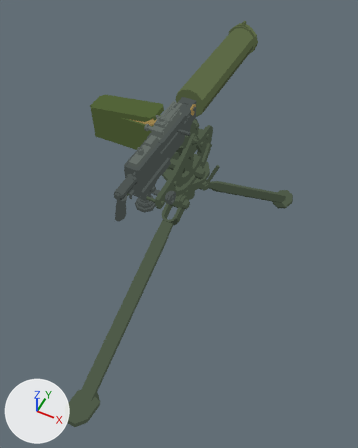
The Blender file ArtSource/HeavyMachineGuns/output/M1917/model.blend, before and after one commit.
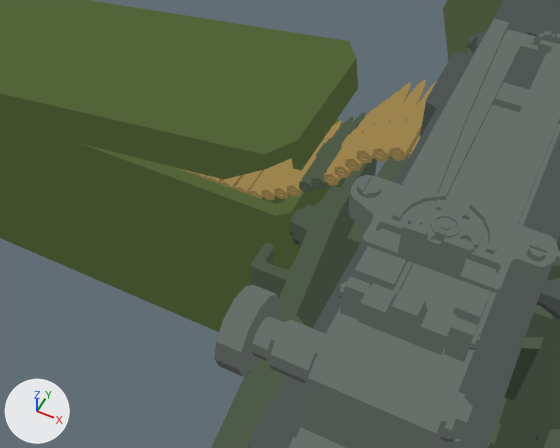
Each version is shown whole from a 50 mm camera at (2.252, -4.695, 4.721) aimed at (0.222, -0.634, -0.355), then close up from a 50 mm camera at (0.078, -1.095, 1.84) aimed at (-0.333, -0.274, 0.815). The axes (+X, +Y, +Z) are drawn at lower left. The lights are the same throughout. The last two pictures show the newer version.

Before the edit, the objects in view are built like this:
```python
ob_circle_007___body = bpy.data.objects.new('Circle.007 / body', me_circle_007_body)
ob_circle_007___body.location = (0.0, 0.0, 0.0)
ob_circle_007___mount = bpy.data.objects.new('Circle.007 / mount', me_circle_007_mount)
ob_circle_007___mount.location = (0.0, 0.0, 0.0)
```
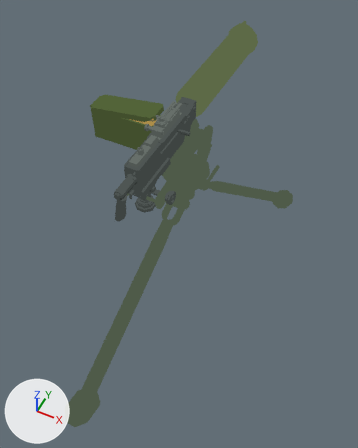
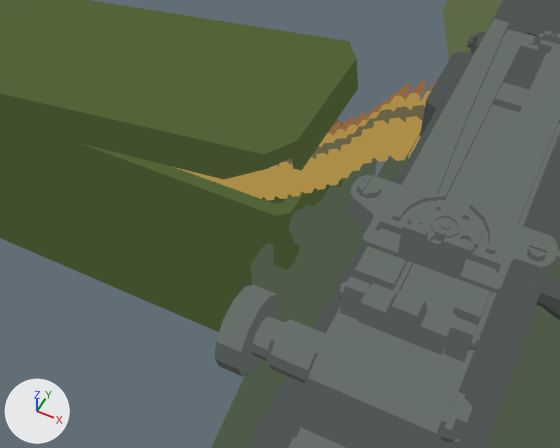
Pixel boxes (x1, y1, x2, y2) of what changed, in the close-ups (560 x 448 px):
part 1 of me_circle_007_mount, deleted
    before: (299, 116, 353, 193)
part 2 of me_circle_007_mount, deleted
    before: (311, 112, 366, 190)
part 3 of me_circle_007_mount, recoloured
    both: (251, 158, 560, 448)
part 4 of me_circle_007_mount, recoloured
    both: (289, 231, 539, 441)
part 5 of me_circle_007_body, added (brown)
    after: (311, 112, 366, 190)
part 6 of me_circle_007_body, added (brown)
    after: (299, 116, 353, 193)
part 7 of me_circle_007_body, recoloured
    both: (443, 0, 503, 60)
part 8 of me_circle_007_body, recoloured
    both: (328, 80, 437, 135)
part 9 of me_circle_007_body, recoloured
    both: (277, 105, 425, 166)
part 10 of me_circle_007_body, recoloured
    both: (175, 98, 422, 200)

Diff of the bpy script that builds the scene:
```diff
--- a/ArtSource/HeavyMachineGuns/output/M1917/model.blend.py
+++ b/ArtSource/HeavyMachineGuns/output/M1917/model.blend.py
@@ mat_canvas_top @@
+mat_canvas_top = emission_material('canvas_top')
+mat_canvas_top.base_color = (0.138, 0.125, 0.0612)  # brown #686346
@@ mat_copper_top @@
+mat_copper_top = emission_material('copper_top')
+mat_copper_top.base_color = (0.283, 0.133, 0.0578)  # brown #916644
@@ me_circle_007_mount @@
 # used by ob_circle_007___mount; location = (0.0, 0.0, 0.0)
-me_circle_007_mount.from_pydata(...)  # 2445 vertices, 2290 faces; spans x -1.28..1.28, y -3.26..1.99, z -1.78..0.93
+me_circle_007_mount.from_pydata(...)  # 2205 vertices, 2058 faces; spans x -1.28..1.28, y -3.26..1.99, z -1.78..0.92
+# me_circle_007_mount part 1: the loose piece of 120 vertices spanning x -0.31..-0.28, y -0.24..-0.04, z 0.88..0.91 is deleted
+# me_circle_007_mount part 2: the loose piece of 120 vertices spanning x -0.29..-0.26, y -0.24..-0.04, z 0.9..0.93 is deleted
+# me_circle_007_mount part 3: 1118 faces spanning x -1.28..1.28, y -3.26..1.99, z -1.74..0.92 switch from mat_mount_edge (dark grey #3e483a) to mat_mount_top (greyish green #4f5b49)
+# me_circle_007_mount part 4: 539 faces spanning x -1.28..1.28, y -3.26..1.99, z -1.78..0.84 switch from mat_mount_underside (dark grey #2f372c) to mat_mount_top (greyish green #4f5b49)
@@ me_circle_007_body @@
 # used by ob_circle_007___body; location = (0.0, 0.0, 0.0)
-me_circle_007_body.from_pydata(...)  # 10187 vertices, 9833 faces; spans x -1.28..0.35, y -1.72..2.12, z 0.29..1.35
+me_circle_007_body.from_pydata(...)  # 10427 vertices, 10065 faces; spans x -1.28..0.35, y -1.72..2.12, z 0.29..1.35
+# me_circle_007_body part 5: the loose piece of 120 vertices spanning x -0.27..-0.24, y -0.24..-0.04, z 0.92..0.95 is copied, and the copy is moved by (-0.02, 0.0, -0.02); it spans x -0.29..-0.26, y -0.24..-0.04, z 0.9..0.93
+# me_circle_007_body part 6: the loose piece of 120 vertices spanning x -0.34..-0.31, y -0.24..-0.04, z 0.86..0.89 is copied, and the copy is moved by (0.02, 0.0, 0.02); it spans x -0.31..-0.28, y -0.24..-0.04, z 0.88..0.91
+# me_circle_007_body part 7: 135 faces spanning x -0.23..0.23, y 0.1..2.12, z 0.84..1.35 switch from mat_olive_edge (dark green #495438) to mat_olive_top (dark green #5d6a47)
+# me_circle_007_body part 8: 270 faces spanning x -1.24..0.01, y -0.09..-0.04, z 0.78..1.05 switch from mat_brass_top (brown #9d844e) to mat_copper_top (brown #916644)
+# me_circle_007_body part 9: 180 faces spanning x -1.25..0.02, y -0.17..-0.13, z 0.78..1.05 switch from mat_brass_top (brown #9d844e) to mat_canvas_top (brown #686346)
+# me_circle_007_body part 10: 1755 faces spanning x -1.25..0.02, y -0.24..-0.09, z 0.76..1.05 switch from mat_brass_edge (brown #7c683e) to mat_brass_top (brown #ad8e49)
 me_circle_007_body.materials.append(mat_metal_top)
@@ me_circle_007_body @@
 me_circle_007_body.materials.append(mat_cover_underside)
-me_circle_007_body.materials.append(mat_olive_underside)  # dark green #38402b
 me_circle_007_body.materials.append(mat_ammo_top)
@@ me_circle_007_body @@
 me_circle_007_body.materials.append(mat_ammo_underside)
-me_circle_007_body.materials.append(mat_brass_underside)  # brown #5e4f2f
```
